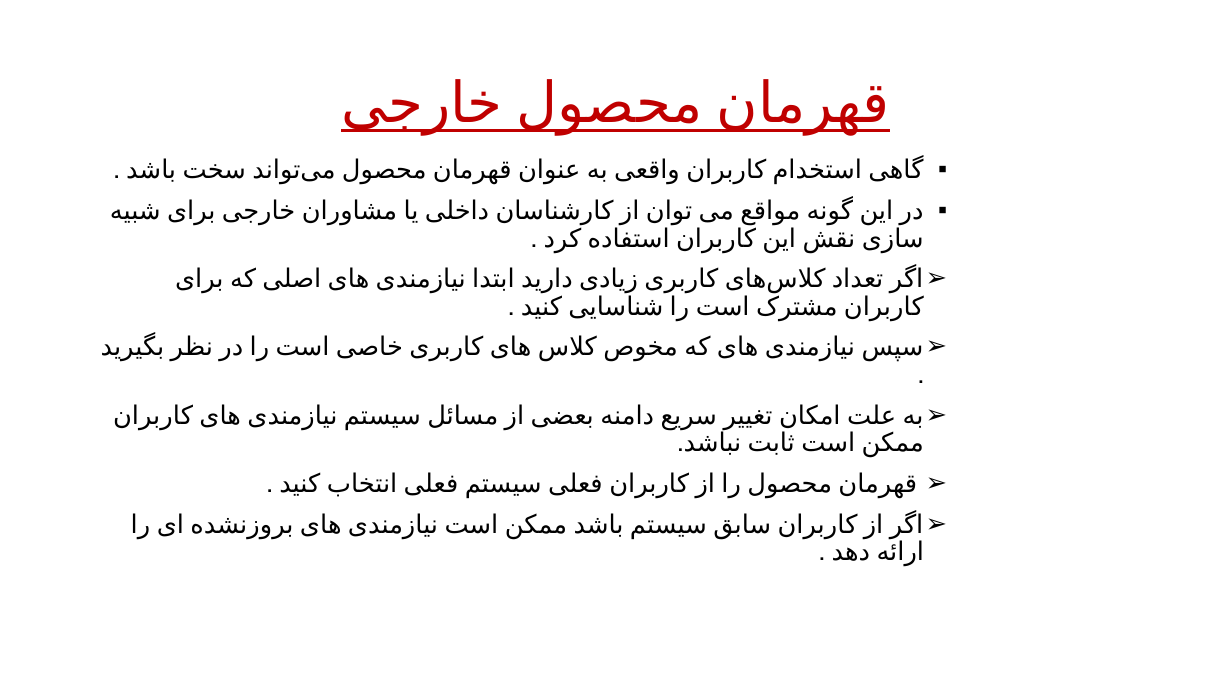
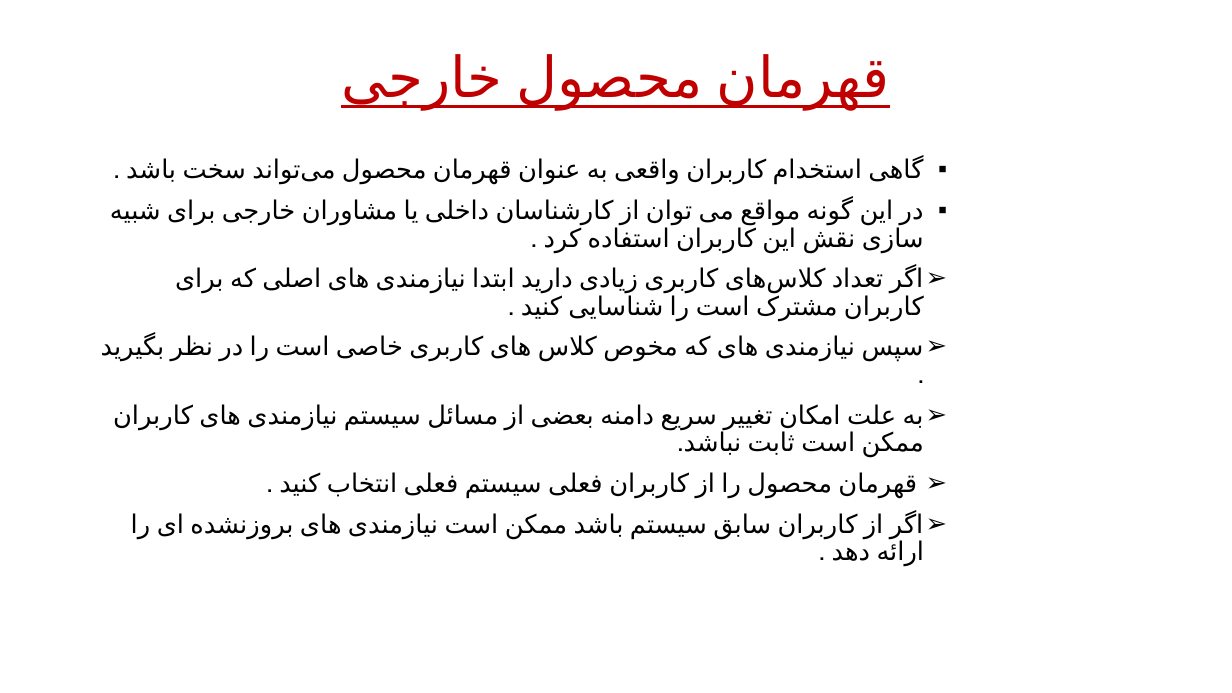
Before and after one commit to mahdyabdnia/requiment-, a slide deck: slide 18 of ارائه مهندسي نيازمندي ها.pptx. Drawn at 1232x693 pixels with LibreOffice and Linux fonts; fonts in the diff are those of the drawing. Boxes give left, top, right and bottom in pixels: in the first picture for what was removed or moved away, otherwise in the second. Text is boxed around its words. In the diff, an @@ line names an element or a change of style, - is before the commit and + after.

```diff
--- a/ارائه مهندسي نيازمندي ها.pptx
+++ b/ارائه مهندسي نيازمندي ها.pptx
@@ title "قهرمان محصول خارجی" rewrapped from box(222, 79, 890, 225) to box(222, 54, 890, 225) @@
```
Also in this commit, not shown: 6 other slides changed.
